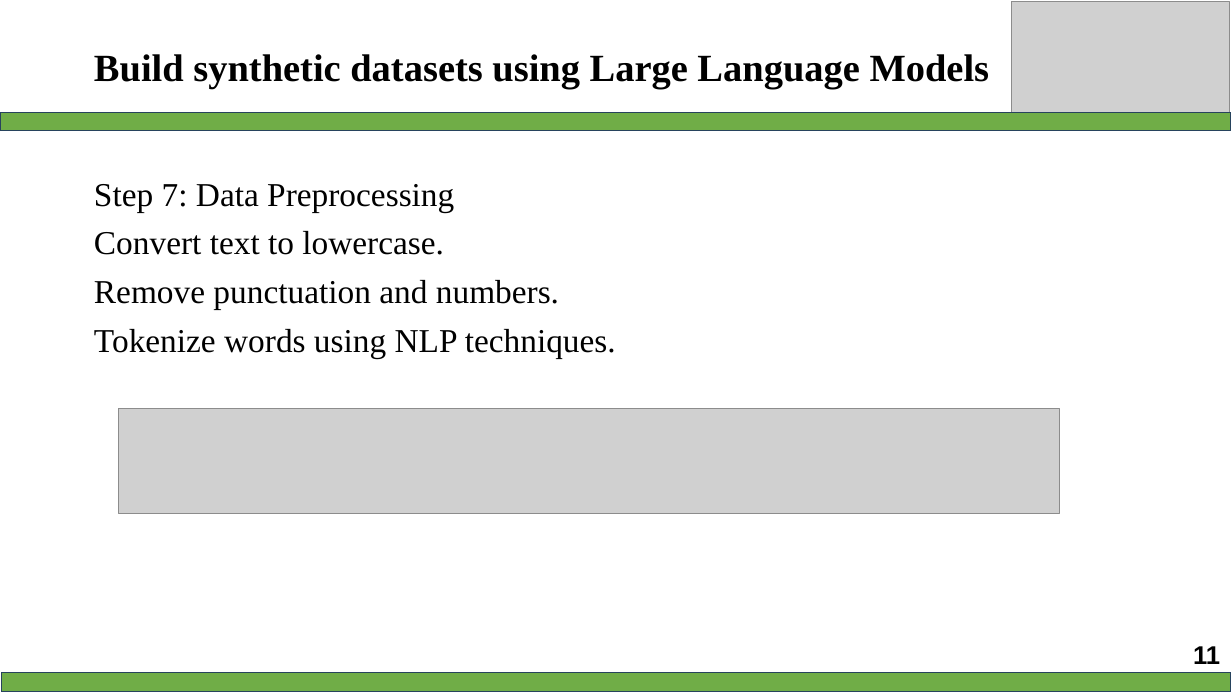
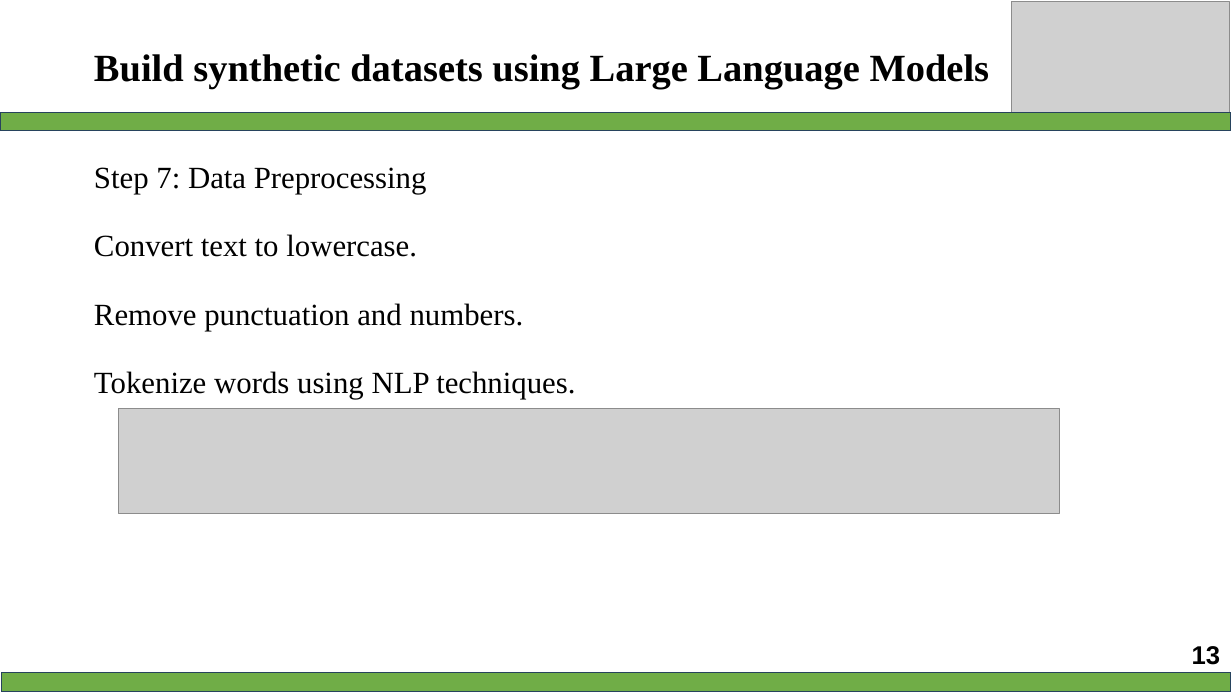
Before and after one commit to AmbiguousTimekeepr/midterm_NLP-with-RAG-, a slide deck: slide 13 of 522H0138_522H0092.pptx (slide 11 before the commit). Drawn at 1232x693 pixels with LibreOffice and Linux fonts; fonts in the diff are those of the drawing; grey boxes stand for pictures. Boxes give left, top, right and bottom in pixels: in the first picture for what was removed or moved away, otherwise in the second. Text is boxed around its words. In the diff, an @@ line names an element or a change of style, - is before the commit and + after.

```diff
--- a/522H0138_522H0092.pptx
+++ b/522H0138_522H0092.pptx
@@ text "Step 7: Data Preprocessing": place and size @@
-text "Step 7: Data Preprocessing" at (94, 184, 616, 359)
+text "Step 7: Data Preprocessing" at (94, 167, 575, 399)
@@ text "Step 7: Data Preprocessing" at (94, 167, 575, 399): size 26 to 24 pt; line spacing 0.9 to 1.5 @@
@@ page number at (1192, 646, 1221, 665): text changed @@
-11
+13
```
Also in this commit, not shown: 19 other slides changed, 6 slides added, 2 slides removed.
